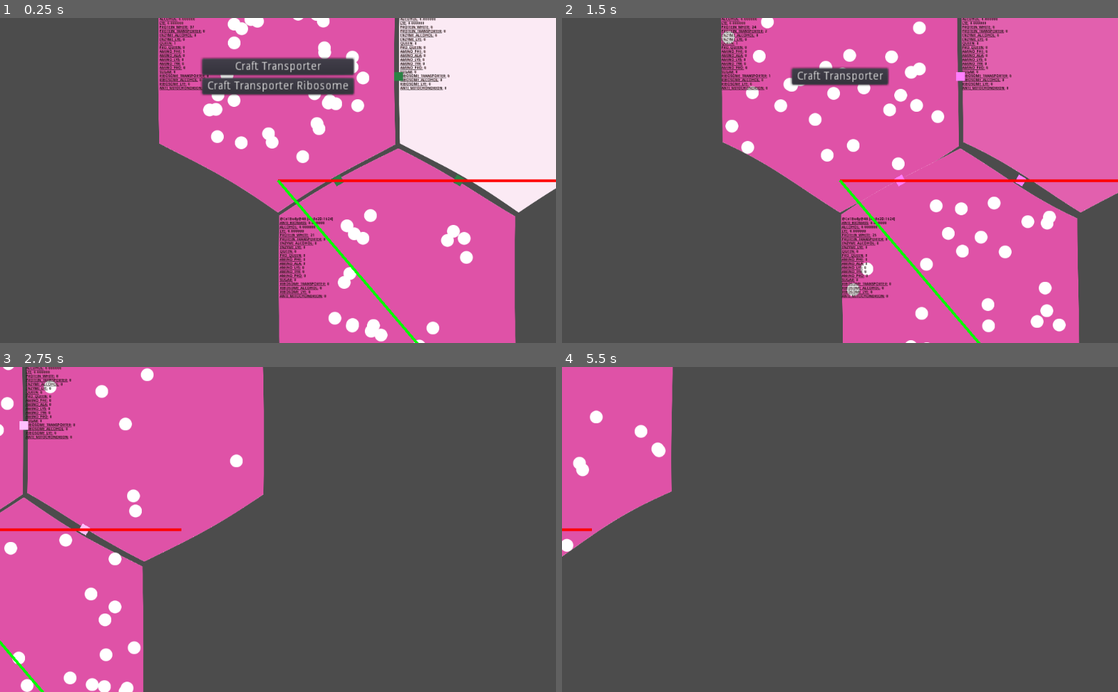
Above: before the commit, frames 1-4 (two rows, left to right).
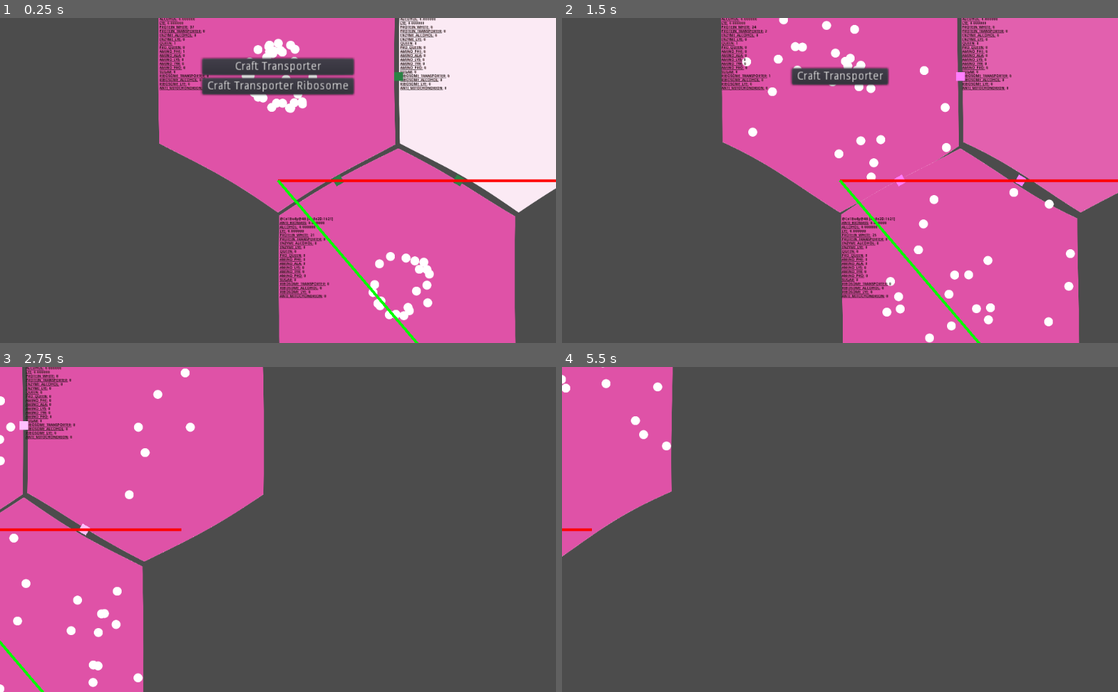
Above: after the commit, the same moments.

Repository: tobyp/hackathon2020
Game: Godot game, scene res://main.tscn
The game is run twice, just before and just after one commit, with the same random seed, the same clock (stepped at 60 frames per second) and the same inputs.
Inputs (mouse positions are in pixels of both pictures, inside the frame that each line leads up to):
- Up to frame 1 (0.25 s): no input
- Up to frame 2 (1.5 s): click "Craft Transporter" at 0.5 s; click "Craft Transporter Ribosome" at 1.25 s
- Up to frame 3 (2.75 s): tap Enter at 2 s; move the mouse to (400, 513) at 2.02 s; hold D from 2.03 s (still down); click (400, 513) at 2.17 s
- Up to frame 4 (5.5 s): release D at 2.75 s; drag from (728, 545) to (812, 594) at 2.77 s; move the mouse to (895, 458) at 3.52 s; hold D 3.53-4.25 s; click (895, 458) at 3.67 s; drag from (812, 594) to (673, 480) at 4.27 s; tap Space at 5 s; move the mouse to (1006, 578) at 5.02 s; hold A from 5.03 s (still down); click (1006, 578) at 5.17 s

The runs differ from the first frame. In frame 1, 4.2% of the frame differs, in the area x 36-86%, y 0-100%; in frame 2, 4.7%, in the area x 28-93%, y 0-100%; in frame 3, 2.4%; in frame 4, 0.6%.

Commit message:
Move RNG to Rules Singleton and clean up a bit

Diff:
--- a/camera.gd
+++ b/camera.gd
@@ -20,8 +20,6 @@
 			if event.is_pressed():
 				startPos = event.position
 		elif event.is_pressed() and (event.button_index == BUTTON_WHEEL_UP or event.button_index == BUTTON_WHEEL_DOWN):
-			var viewport = get_viewport()
-			#var origPos = get_camera_screen_center() + viewport.get_mouse_position() * zoom
 			var origPos = get_global_mouse_position()
 			if event.button_index == BUTTON_WHEEL_UP:
 				zoom /= 1.3
--- a/cells/cell.gd
+++ b/cells/cell.gd
@@ -1,7 +1,5 @@
 extends Node2D
 class_name Cell
-
-var rng = RandomNumberGenerator.new()
 
 ### SIGNALS
 signal particle_count_changed(type, old_count, new_count)
@@ -13,7 +11,7 @@
 # A list of all existing neighbors (Will be modified from the hexgrid manager)
 var neighbors = []
 # Amino acid counts include a transporter, transporter count only means free transporter
-var particle_counts = {}
+var particle_counts = {}  # Dict[ParticleType, int]
 var output_rules = {}  # Dict[ParticleType, Dict[Cell, bool]], output_rules[PARTICLE_*][<Neighbor Cell>] = true/false
 var discovered: bool = true
 var poisons = {Globals.PoisonType.ANTI_BIOMASS: 1.0}  # Dict[PoisonType, float]
@@ -92,35 +90,35 @@
 	emit_signal("particle_count_changed", type, old_count, new_count)
 	return old_count - new_count
 
+# Called every game step.
+func simulate():
+	_process_pressure()
+	_process_recipes()
+	_display_debug()
+
+### PRIVATE/UTILITY FUNCTIONS
+# Generate a random coordinate inside a cell (relative to its center)
+# this doesn't reach the corners, but that's okay for now
+# clearance is how far inside the edge the point must be (to avoid generating particles intersecting the cell border)
+static func _random_coord_in_cell(clearance: float) -> Vector2:
+	var phi = Rules.rng.randf_range(0, 2*PI)
+	var dist = Rules.rng.randf_range(0, sqrt(HexGrid.size_x / 2 - clearance))
+	return Vector2(dist * cos(phi), dist * sin(phi));
+
+static func _random_velocity() -> Vector2:
+	var phi = Rules.rng.randf_range(0, 2*PI)
+	var dist = Rules.rng.randf_range(350, 500)
+	return Vector2(dist * cos(phi), dist * sin(phi));
+
 # Transfer `count` particles of type `type` from this cell to `dest`.
 # This should take care of updating the particle_count dicts on both cells, and any actual particle
 func _push_particles(type: int, dest: Cell, count: int):
 	count = remove_particles(type, count)
 	dest.add_particles(type, count)
 
-# Called every game step.
-func simulate():
-	_process_pressure()
-	_process_recipes()
-	_display_debug()
-
-# Generate a random coordinate inside a cell (relative to its center)
-# this doesn't reach the corners, but that's okay for now
-# clearance is how far inside the edge the point must be (to avoid generating particles intersecting the cell border)
-func _random_coord_in_cell(clearance: float) -> Vector2:
-	var phi = rng.randf_range(0, 2*PI)
-	var dist = rng.randf_range(0, sqrt(HexGrid.size_x / 2 - clearance))
-	return Vector2(dist * cos(phi), dist * sin(phi));
-
-func _random_velocity() -> Vector2:
-	var phi = rng.randf_range(0, 2*PI)
-	var dist = rng.randf_range(750, 1250)
-	return Vector2(dist * cos(phi), dist * sin(phi));
-
 ### OVERRIDES
 # Called when the node enters the scene tree for the first time.
 func _ready():
-	rng.randomize()
 	$Gfx.set_material($Gfx.get_material().duplicate())
 	for t in Globals.ParticleType.values():
 		self.particle_counts[t] = 0
@@ -192,7 +190,7 @@
 func _craft(r: Recipe):
 	print("Crafting %s" % Globals.particle_type_get_name(r.output))
 	r.subtract_resources(particle_counts)
-	particle_counts[r.output] += 1
+	add_particles(r.output)
 
 func _display_debug():
 	var dbg = "[b][i]%s[/i][/b]\n" % [self];
--- a/cells/particle.tscn
+++ b/cells/particle.tscn
@@ -4,7 +4,7 @@
 [ext_resource path="res://textures/white_prot.png" type="Texture" id=2]
 
 [sub_resource type="CircleShape2D" id=1]
-radius = 24.2206
+radius = 16.6575
 
 [node name="KinematicBody2D" type="KinematicBody2D"]
 collision_layer = 2147483649
@@ -12,6 +12,7 @@
 script = ExtResource( 1 )
 
 [node name="Sprite" type="Sprite" parent="."]
+scale = Vector2( 0.7, 0.7 )
 texture = ExtResource( 2 )
 
 [node name="CollisionShape2D" type="CollisionShape2D" parent="."]
--- a/grid/hex_grid.gd
+++ b/grid/hex_grid.gd
@@ -6,7 +6,7 @@
 const size_x = hex_size * sin(60.0 /360.0*2*PI)
 
 var grid = {}
-var timer
+var timer: Timer
 
 onready var CellTscn = load("res://cells/cell.tscn")
 onready var TunnelsTscn = load("res://ui/ui.tscn")
--- a/main.gd
+++ b/main.gd
@@ -3,12 +3,15 @@
 var Cell = preload("res://cells/cell.gd")
 
 func _ready():
+	OS.set_window_title("Hackathon 2020")
+
 	var cell0 = $HexGrid.create_cell(0, 0) as Cell
-	# remove poison first, else any particles you add will hust die :(
+	# remove poison first, else any particles you add will just die :(
 	cell0.set_poison(Globals.PoisonType.ANTI_BIOMASS, 0.0)
 	cell0.add_particles(Globals.ParticleType.PROTEIN_WHITE, 40)
 	cell0.add_particles(Globals.ParticleType.QUEEN, 1)
 	cell0.add_particles(Globals.ParticleType.AMINO_PHE, 1)
+
 	var cell1 = $HexGrid.create_cell(1,0)
 
 	var cell2 = $HexGrid.create_cell(0,1)
@@ -18,7 +21,6 @@
 	var cell3 = $HexGrid.create_cell(0,-1)
 	cell3.set_poison(Globals.PoisonType.ANTI_BIOMASS, 0.0)
 	cell3.add_particles(Globals.ParticleType.PROTEIN_WHITE, 60)
-
 
 	cell0.set_output_rule(Globals.ParticleType.PROTEIN_WHITE, cell1, true)
 	cell0.set_output_rule(Globals.ParticleType.PROTEIN_WHITE, cell2, true)
--- a/rules.gd
+++ b/rules.gd
@@ -1,8 +1,12 @@
 extends Node
+
+var rng
 
 func _ready():
 	_init_recipes()
 	_init_tech()
+	rng = RandomNumberGenerator.new()
+	rng.randomize()
 
 var ALL_RECIPES
 func _init_recipes():
